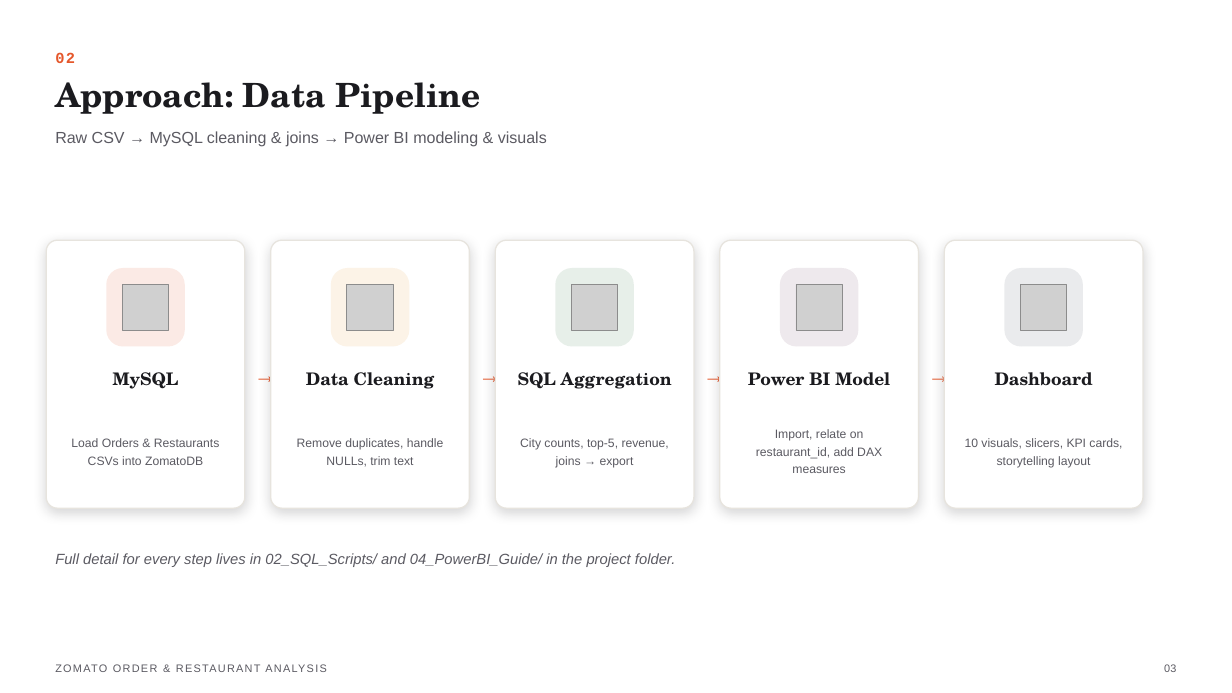
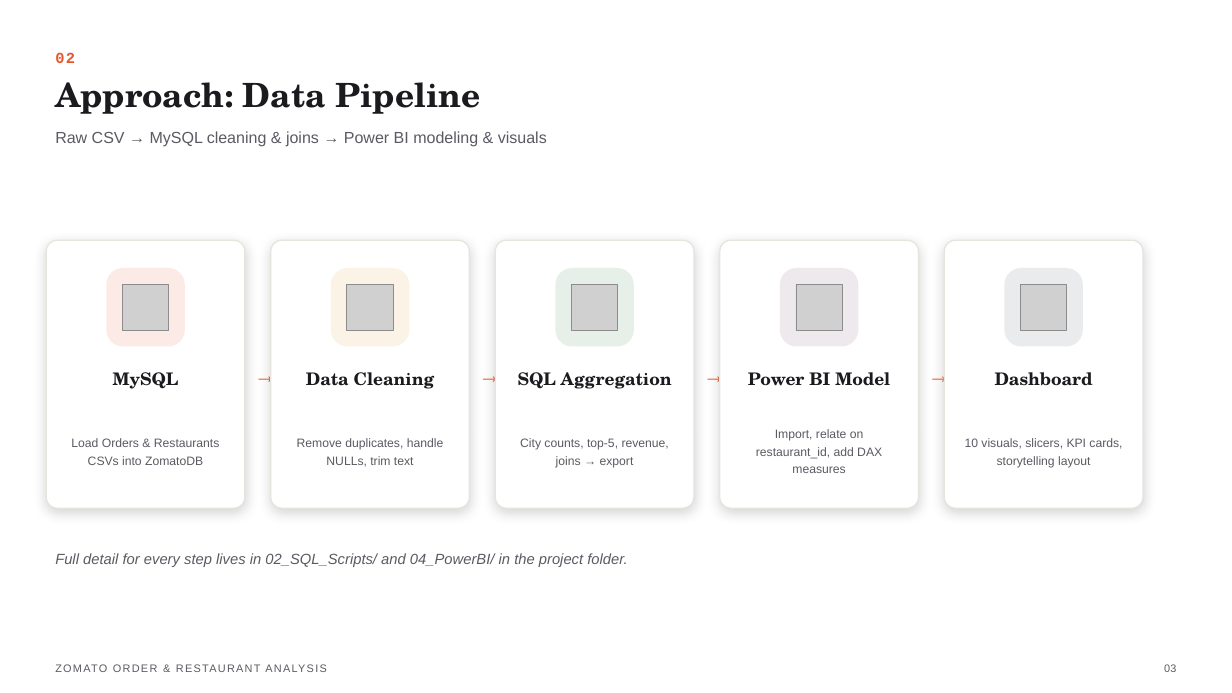
Before and after one commit to sowndloyal-debug/Zomato-Order-Restaurant-Analysis-Using-Power-BI, a slide deck: slide 3 of 06_Presentation/Zomato_Project_Presentation.pptx. Drawn at 1232x693 pixels with LibreOffice and Linux fonts; fonts in the diff are those of the drawing; grey boxes stand for pictures. Boxes give left, top, right and bottom in pixels: in the first picture for what was removed or moved away, otherwise in the second. Text is boxed around its words. In the diff, an @@ line names an element or a change of style, - is before the commit and + after.

```diff
--- a/06_Presentation/Zomato_Project_Presentation.pptx
+++ b/06_Presentation/Zomato_Project_Presentation.pptx
@@ text at [55,553,627,567]: text changed @@
-Full detail for every step lives in 02_SQL_Scripts/ and 04_PowerBI_Guide/ in the project folder.
+Full detail for every step lives in 02_SQL_Scripts/ and 04_PowerBI/ in the project folder.
```
Also in this commit, not shown: 2 other slides changed, 3 other files.
